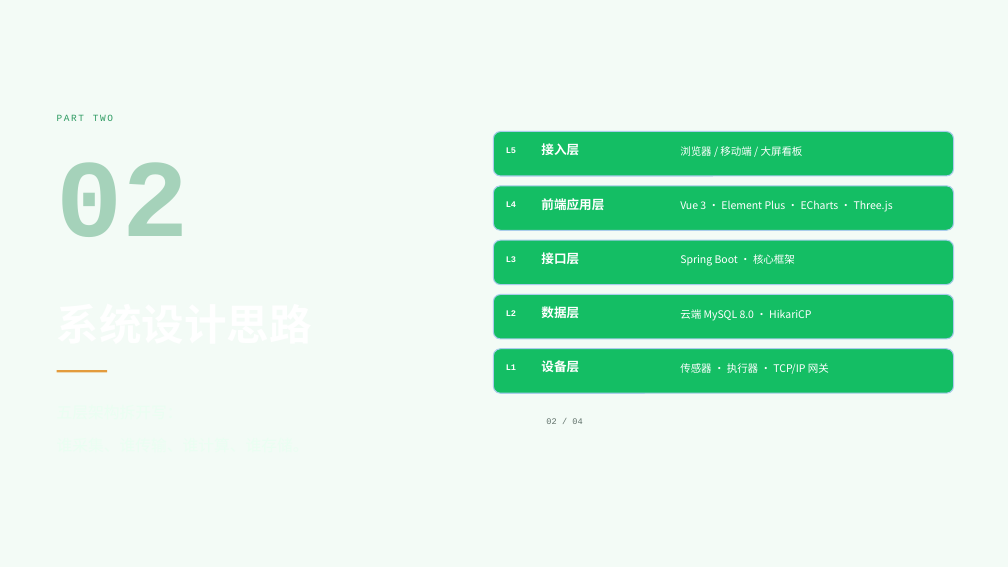
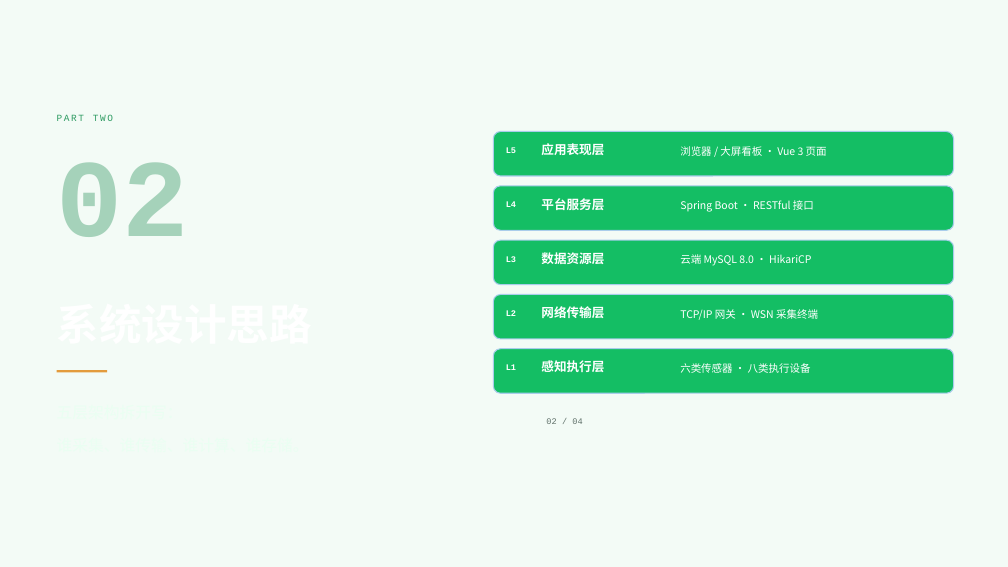
Before and after one commit to ysx3752-design/-java-vue3-, a slide deck: slide 6 of 智能温室数字孪生与微气候测控平台.pptx. Drawn at 1008x567 pixels with LibreOffice and Linux fonts; fonts in the diff are those of the drawing; background and template pictures are left out; a plain dark background stands for a picture behind light text. Boxes give left, top, right and bottom in pixels: in the first picture for what was removed or moved away, otherwise in the second. Text is boxed around its words. In the diff, an @@ line names an element or a change of style, - is before the commit and + after.

Commit message:
完善文档和ppt，修正前端曲线bug

```diff
--- a/智能温室数字孪生与微气候测控平台.pptx
+++ b/智能温室数字孪生与微气候测控平台.pptx
@@ text at box(541, 143, 604, 155): text changed @@
-前端应用层
+应用表现层
@@ text removed at box(541, 143, 579, 155) @@
-接入层
@@ text at box(680, 146, 827, 156): text changed @@
-浏览器 / 移动端 / 大屏看板
+浏览器 / 大屏看板 · Vue 3 页面
@@ text added at box(541, 198, 604, 210), 12 pt, text #FFFFFF, bold @@
+平台服务层
@@ text at box(680, 200, 814, 212): text changed @@
-Vue 3 · Element Plus · ECharts · Three.js
+Spring Boot · RESTful 接口
@@ text at box(541, 250, 604, 267): text changed @@
-数据层
+数据资源层
@@ text removed at box(541, 252, 579, 264) @@
-接口层
@@ text "云端 MySQL 8.0 · HikariCP": place and size @@
-text "云端 MySQL 8.0 · HikariCP" at box(680, 309, 811, 321)
+text "云端 MySQL 8.0 · HikariCP" at box(680, 254, 811, 266)
@@ text removed at box(680, 254, 795, 266) @@
-Spring Boot · 核心框架
@@ text added at box(541, 306, 604, 318), 12 pt, text #FFFFFF, bold @@
+网络传输层
@@ text added at box(680, 309, 818, 320), 10 pt, text #FFFFFF @@
+TCP/IP 网关 · WSN 采集终端
@@ text at box(541, 360, 604, 372): text changed @@
-设备层
+感知执行层
@@ text at box(680, 363, 811, 373): text changed @@
-传感器 · 执行器 · TCP/IP 网关
+六类传感器 · 八类执行设备
```
Also in this commit, not shown: 11 other slides changed, 12 other files.
